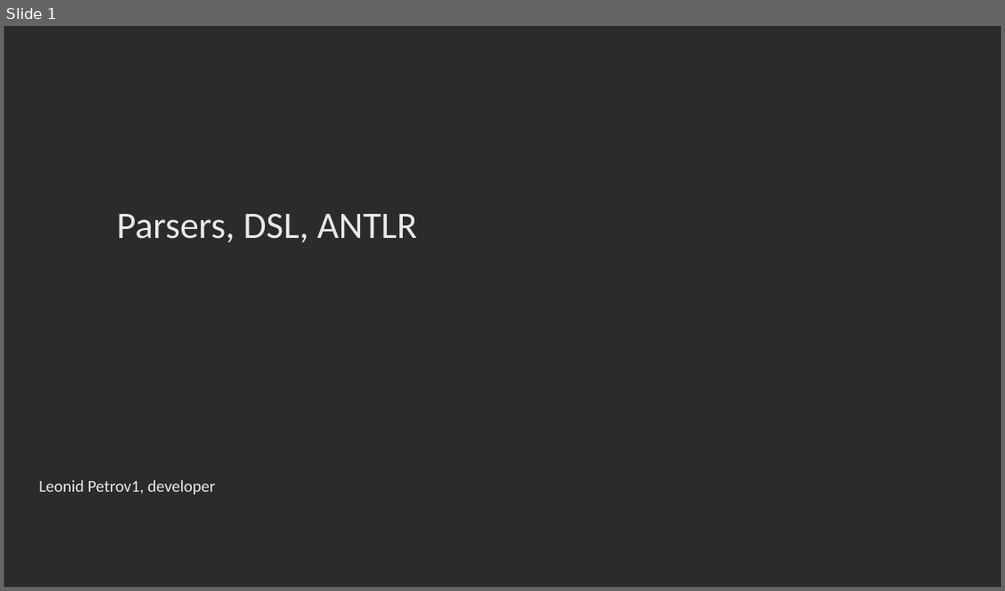
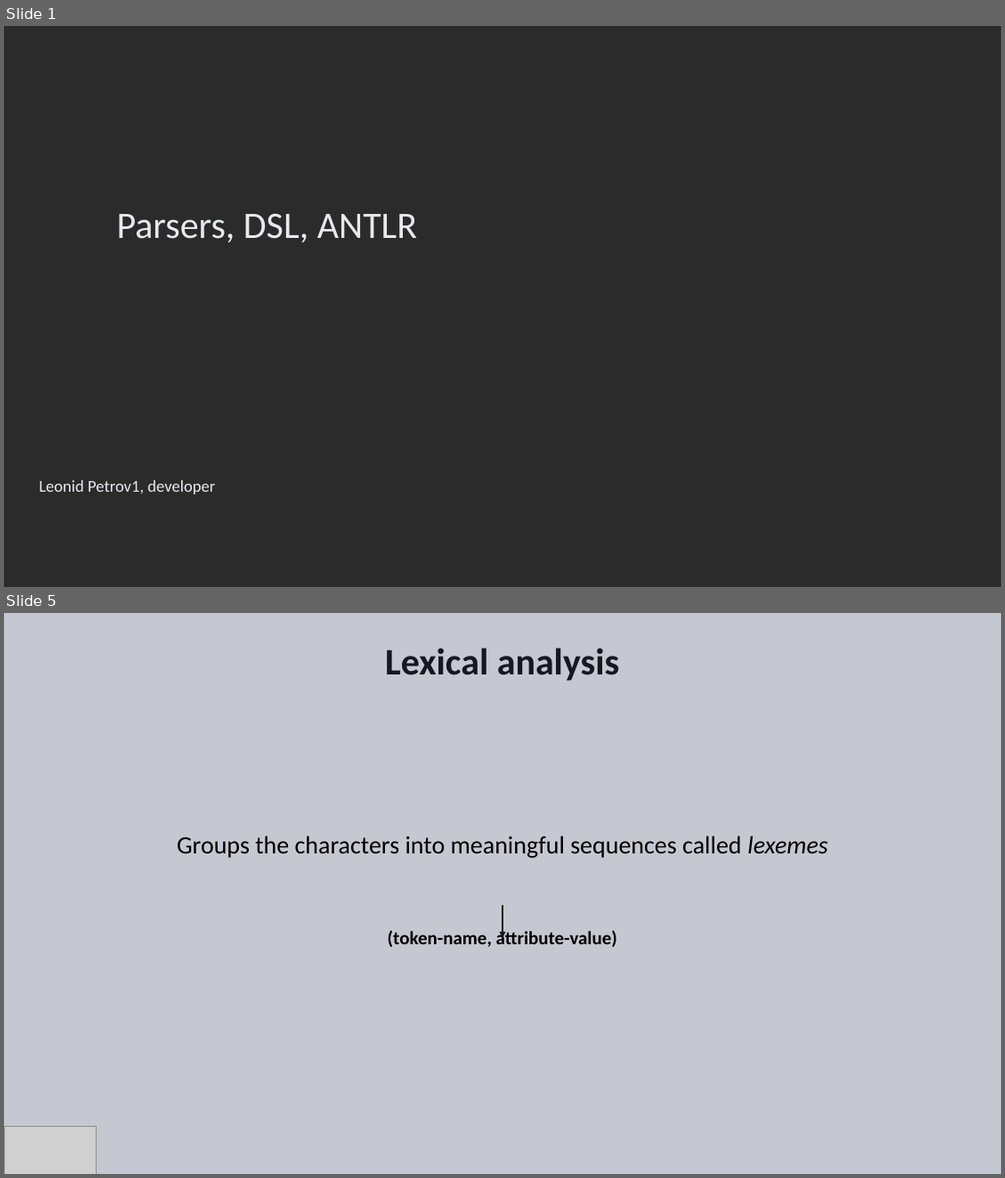
Before and after one commit to Ungerfall/ungerfall.github.io, a slide deck: presentation/antlr/antlr.pptx. Shown one above the other, each under a label of ours: slide 1 before the commit, slides 1 and 5 after it; the slides between them are not shown. The pictures are 1005x591 and 1005x1178 pixels, drawn with LibreOffice and Linux fonts; fonts in the diff are those of the drawing; grey boxes stand for pictures; background and template pictures are left out; a plain dark background stands for a picture behind light text. Boxes give left, top, right and bottom in pixels: in the first picture for what was removed or moved away, otherwise in the second. Text is boxed around its words. In the diff, an @@ line names an element or a change of style, - is before the commit and + after.

```diff
--- a/presentation/antlr/antlr.pptx
+++ b/presentation/antlr/antlr.pptx
@@ slide 5 added at bbox=[4, 613, 1001, 1174], background #C6C8D1 @@
@@ title added at bbox=[385, 648, 620, 681], 36 pt, text #161821, bold @@
+Lexical analysis
@@ text added at bbox=[177, 835, 828, 947], 24 pt, text #000000 @@
+Groups the characters into meaningful sequences called lexemes
+(token-name, attribute-value)
@@ arrow added from (502, 905) to (502, 938), #161821 2 pt @@
@@ picture added at bbox=[4, 1126, 97, 1174] @@
```
Also in this commit, not shown: 3 slides changed, 13 other slides added, 6 slides removed.
